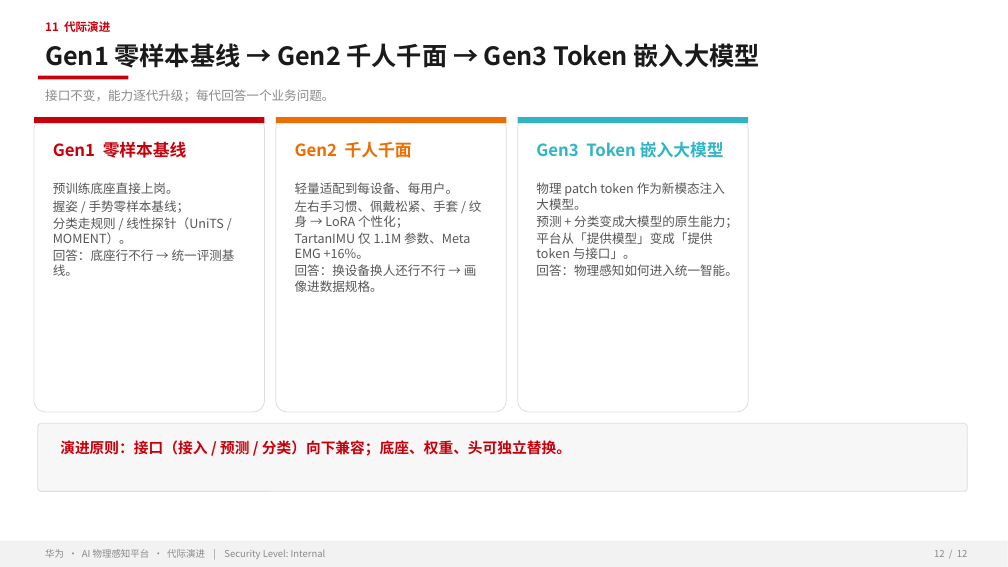
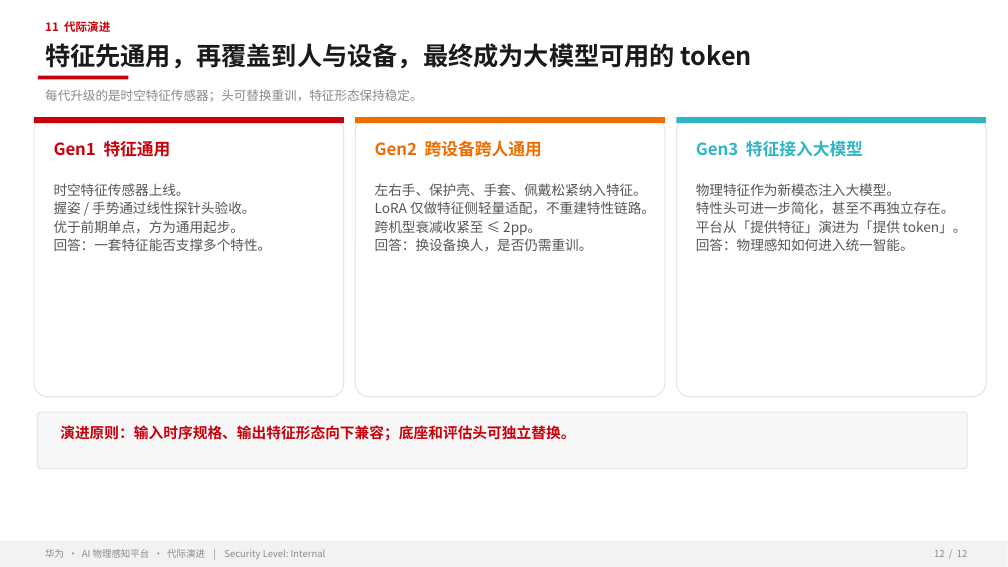
Before and after one commit to zhangrui1123/ai-physical-sensing, a slide deck: slide 12 of AI物理感知平台-华为汇报.pptx. Drawn at 1008x567 pixels with LibreOffice and Linux fonts; fonts in the diff are those of the drawing; background and template pictures are left out. Boxes give left, top, right and bottom in pixels: in the first picture for what was removed or moved away, otherwise in the second. Text is boxed around its words. In the diff, an @@ line names an element or a change of style, - is before the commit and + after.

```diff
--- a/AI物理感知平台-华为汇报.pptx
+++ b/AI物理感知平台-华为汇报.pptx
@@ text at bbox=[45, 43, 752, 69]: text changed @@
-Gen1 零样本基线 → Gen2 千人千面 → Gen3 Token 嵌入大模型
+特征先通用，再覆盖到人与设备，最终成为大模型可用的 token
@@ text at bbox=[45, 89, 422, 102]: text changed @@
-接口不变，能力逐代升级；每代回答一个业务问题。
+每代升级的是时空特征传感器；头可替换重训，特征形态保持稳定。
@@ rounded rectangle: place and size @@
-rounded rectangle at bbox=[34, 117, 264, 412]
+rounded rectangle at bbox=[34, 117, 344, 397]
@@ rectangle: place and size @@
-rectangle at bbox=[34, 117, 264, 123]
+rectangle at bbox=[34, 117, 344, 123]
@@ rounded rectangle: place and size @@
-rounded rectangle at bbox=[276, 117, 506, 412]
+rounded rectangle at bbox=[355, 117, 665, 397]
@@ rectangle: place and size @@
-rectangle at bbox=[276, 117, 506, 123]
+rectangle at bbox=[355, 117, 665, 123]
@@ rounded rectangle: place and size @@
-rounded rectangle at bbox=[518, 117, 748, 412]
+rounded rectangle at bbox=[676, 117, 986, 397]
@@ rectangle: place and size @@
-rectangle at bbox=[518, 117, 748, 123]
+rectangle at bbox=[676, 117, 986, 123]
@@ text at bbox=[54, 140, 171, 157]: text changed @@
-Gen1 零样本基线
+Gen1 特征通用
@@ text at bbox=[375, 140, 542, 157]: text changed @@
-Gen2 千人千面
+Gen2 跨设备跨人通用
@@ text at bbox=[696, 140, 863, 157]: text changed @@
-Gen3 Token 嵌入大模型
+Gen3 特征接入大模型
@@ text "物理特征作为新模态注入大模型。": place and size @@
-text "物理特征作为新模态注入大模型。" at bbox=[536, 182, 738, 276]
+text "物理特征作为新模态注入大模型。" at bbox=[696, 183, 966, 251]
@@ text at bbox=[54, 183, 272, 251]: text changed; size 12 to 13 pt @@
-预训练底座直接上岗。
-握姿 / 手势零样本基线；
-分类走规则 / 线性探针（UniTS / MOMENT）。
-回答：底座行不行 → 统一评测基线。
+时空特征传感器上线。
+握姿 / 手势通过线性探针头验收。
+优于前期单点，方为通用起步。
+回答：一套特征能否支撑多个特性。
@@ text at bbox=[375, 183, 655, 251]: text changed; size 12 to 13 pt @@
-轻量适配到每设备、每用户。
-左右手习惯、佩戴松紧、手套 / 纹身 → LoRA 个性化；
-TartanIMU 仅 1.1M 参数、Meta EMG +16%。
-回答：换设备换人还行不行 → 画像进数据规格。
+左右手、保护壳、手套、佩戴松紧纳入特征。
+LoRA 仅做特征侧轻量适配，不重建特性链路。
+跨机型衰减收紧至 ≤ 2pp。
+回答：换设备换人，是否仍需重训。
@@ text at bbox=[696, 183, 966, 233]: text changed; size 12 to 13 pt @@
-物理 patch token 作为新模态注入大模型。
-预测 + 分类变成大模型的原生能力；
-平台从「提供模型」变成「提供 token 与接口」。
+物理特征作为新模态注入大模型。
+特性头可进一步简化，甚至不再独立存在。
+平台从「提供特征」演进为「提供 token」。
@@ text at bbox=[696, 238, 914, 251]: size 12 to 13 pt in "回答：物理感知如何进入统一智能。" @@
@@ rounded rectangle: place and size @@
-rounded rectangle at bbox=[38, 423, 967, 491]
+rounded rectangle at bbox=[38, 412, 967, 468]
@@ text at bbox=[60, 425, 575, 441]: text changed @@
-演进原则：接口（接入 / 预测 / 分类）向下兼容；底座、权重、头可独立替换。
+演进原则：输入时序规格、输出特征形态向下兼容；底座和评估头可独立替换。
```
Also in this commit, not shown: 1 other slide changed, 10 slides added, 10 slides removed, 1 other file.
